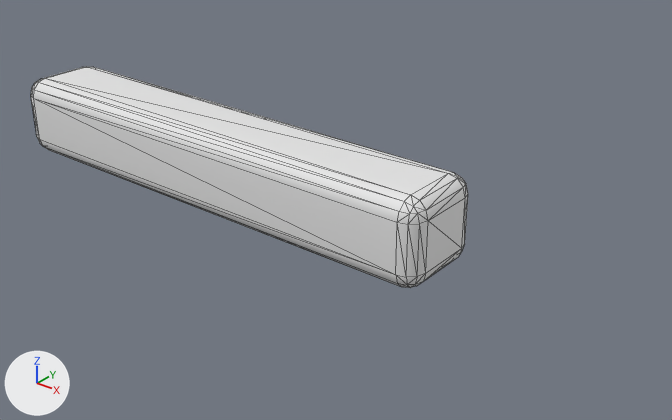
One commit to the glTF model godot/assets/models/facilities/solar_cabin/components/dock_board/dock_board.glb: the scene before it, then after it.
Before and after are seen from a 50 mm lens placed at (2.96, -2.84, 1.9), pointed at (0.6, 0.11, 0.08). The lights are fixed; the arrows at lower left show +X, +Y and +Z. The older version comes first. Mesh edges are drawn as thin lines. Vertices at exactly the same position are counted once.

The older version as bpy lines, for what is in view:
```python
me_立方体_037 = bpy.data.meshes.new('立方体.037')
me_立方体_037.from_pydata(...)  # 96 vertices, 188 faces; spans x -1.24..1.24, y -0.22..0.22, z 0.0..0.4
me_立方体_037.materials.append(mat_sea_matte)  # white #e7e7e7
ob_dock_board_mesh_001 = bpy.data.objects.new('dock_board_mesh.001', me_立方体_037)
ob_dock_board_mesh_001.location = (0.0, 0.0, 0.0)
```
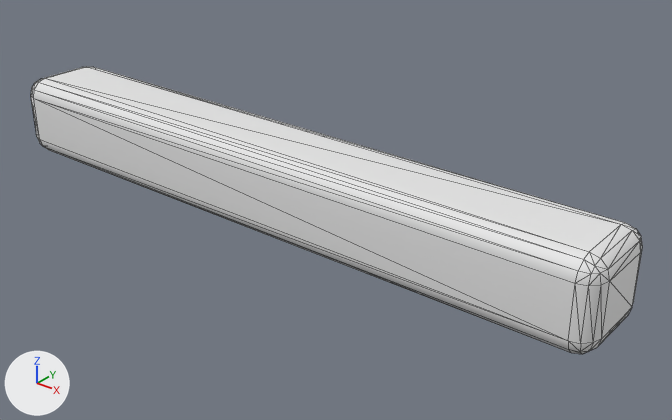
The newer file is also turned or shifted as a whole; pictures and numbers use the older file's frame.

What differs and where, as boxes [x1, y1, x2, y2] in the pictures (672 x 420 px; the box of a moved part takes in the faces that stretch with it):
```json
{"object": "dock_board_mesh.001", "change": "reshaped", "before": [31, 67, 468, 288], "after": [31, 67, 643, 354], "on screen": "40% wider, 30% taller"}
{"part": 1, "of": "me_立方体_037", "change": "moved or reshaped", "before": [35, 80, 468, 288], "after": [35, 80, 643, 354]}
```

Edits to the scene script, one JSON object a line:
```json
{"block": "me_立方体_037", "where": "# used by ob_dock_board_mesh_001; location = (0.0, 0.0, 0.0)"}
{"op": "remove", "block": "me_立方体_037", "code": "me_立方体_037.from_pydata(...)  # 96 vertices, 188 faces; spans x -1.24..1.24, y -0.22..0.22, z 0.0..0.4"}
{"op": "add", "block": "me_立方体_037", "code": "me_立方体_037.from_pydata(...)  # 96 vertices, 188 faces; spans x -1.24..1.97, y -0.22..0.22, z 0.0..0.4"}
{"block": "me_立方体_037", "change": "me_立方体_037 part 1: all 48 vertices in x 1.15..1.24, y -0.22..0.22, z 0.0..0.4 are moved by (0.73, 0.0, 0.0)"}
```
